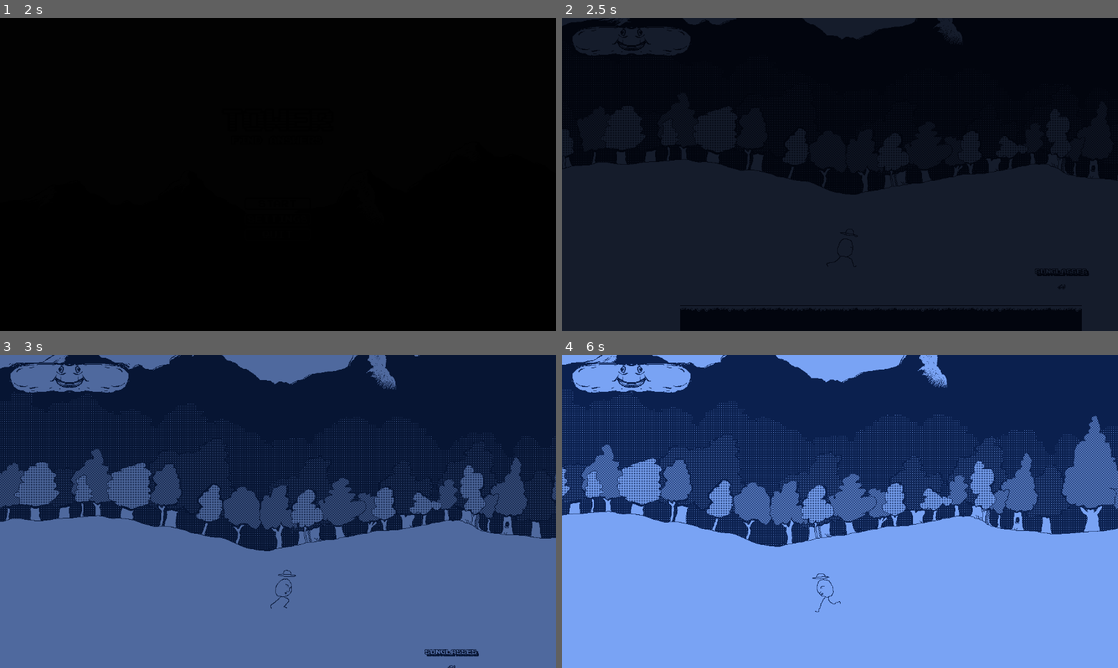
Above: before the commit, frames 1-4 (two rows, left to right).
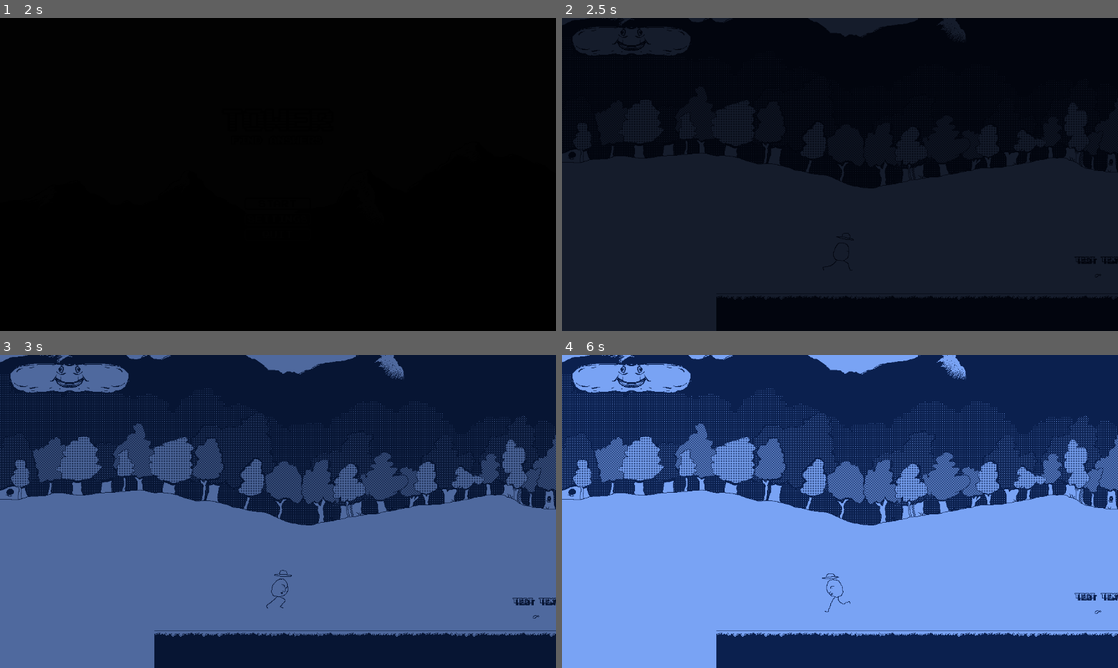
Above: after the commit, the same moments.

Repository: astaari/tower_game
Game: Godot game, scene res://scenes/main/main.tscn
Two runs of this game, one before a commit and one after it. Both use one fixed random seed, a clock stepped at 60 frames per second and the inputs below.
Inputs (mouse positions are in pixels of both pictures, inside the frame that each line leads up to):
- Up to frame 1 (2 s): click "Start" at 0.5 s; click "Start" at 1.25 s
- Up to frame 2 (2.5 s): move the mouse to (962, 158) at 2.02 s; hold D (run_right) from 2.03 s (still down); tap E (interact) at 2.1 s; tap Space (jump) at 2.27, 2.3 s
- Up to frame 3 (3 s): keep holding D (run_right); tap Space (jump) at 2.57, 2.85 s; move the mouse to (166, 527) at 2.77 s
- Up to frame 4 (6 s): tap Space (jump) at 3.02, 3.32, 3.8, 4.52, 4.82, 5.1, 5.27, 5.57 s; tap E (interact) at 3.05, 3.6, 4.35, 5.85 s; move the mouse to (895, 442) at 3.52 s; release D (run_right) at 3.53 s; hold A (run_left) 3.53-4.28 s; move the mouse to (812, 574) at 4.27 s; hold D (run_right) 4.28-5.78 s; move the mouse to (1006, 558) at 5.02 s; move the mouse to (673, 464) at 5.77 s; hold A (run_left) from 5.78 s (still down)

Frame 1 is identical in both runs. In frame 2, 7.2% of the frame differs, in the area x 0-100%, y 0-100%; in frame 3, 30%; in frame 4, 31%.
Error after the commit: Parse Error: Too few arguments for "new()" call. Expected at least 2 but received 0. (res://scenes/items/random_item.gd:30)

Commit message:
Work on items

Diff:
--- /dev/null
+++ b/data/item.gd
@@ -0,0 +1,33 @@
+class_name Item extends Resource
+
+var name : String
+var description : String
+var modifiers : Array[Modifier]
+var sprite_index : int = 0
+
+
+#static func create(name : String, description : String, effects : Array[Modifier],sprite_index : int) -> Item:
+	#return Item.new(name,description,effects,sprite_index)
+
+func _init(name : String, description : String, effects : Array[Modifier],sprite_index : int) -> void:
+	self.name = name
+	self.description=description
+	self.effects = effects
+	self.sprite_index = sprite_index
+
+
+
+
+func get_effect_modifiers() -> Array[Effect]:
+	var result  : Array[Effect] = []
+	for mod in modifiers:
+		if is_instance_of(mod,Effect):
+			result.append(mod as Effect)
+	return result
+
+func get_normal_modifiers() -> Array[Modifier]:
+	var result : Array[Modifier] = []
+	for mod in modifiers:
+		if not is_instance_of(mod,Effect):
+			result.append(mod)
+	return result
--- a/data/items.json
+++ b/data/items.json
@@ -2,39 +2,233 @@
 	"items":
 		[
 			{"name": "Potato Chip", "description": "Salty, crispy, goodness.",
-				"effect":{
-					"name":"heal",
-					"value":25,
-					"duration":0,
-				}
-			},
-			{"name": "Bobby", "description": "Won't someone be his friend?"},
-			{"name": "Bread Person", "description": "What is up with this mysterious, sentient bread?"},
-			{"name": "Skullington", "description": "This skull is looking for his dad!"},
-			{"name": "Tooth or Horn or Something", "description": "You're not quite sure what it is, but it's sharp!"},
-			{"name": "Coin", "description": "A coin saved is a coin earned!"},
+				"effects":[
+					{
+						"name": "",
+						"value": 0,
+						"duration": 0,
+					},
+				]
+			},
+			{"name": "Bobby", "description": "Won't someone be his friend?",
+				"effects":[
+					{
+						"name": "",
+						"value": 0,
+						"duration": 0,
+					},
+				]
+			},
+			{"name": "Bread Person", "description": "What is up with this mysterious, sentient bread?",
+				"effects":[
+					{
+						"name": "",
+						"value": 0,
+						"duration": 0,
+					},
+				]
+			},
+			{"name": "Skullington", "description": "This skull is looking for his dad!",
+				"effects":[
+					{
+						"name": "",
+						"value": 0,
+						"duration": 0,
+					},
+				]
+			},
+			{"name": "Tooth or Horn or Something", "description": "You're not quite sure what it is, but it's sharp!",
+				"effects":[
+					{
+						"name": "",
+						"value": 0,
+						"duration": 0,
+					},
+				]
+			},
+			{"name": "Coin", "description": "A coin saved is a coin earned!",
+				"effects":[
+					{
+						"name": "",
+						"value": 0,
+						"duration": 0,
+					},
+				]
+			},
 			{"name": "Heart", "description": "Get this back inside your body!"},
-			{"name": "Sad Picture", "description": "Don't look at it too long, or you might start crying."},
+			{"name": "Sad Picture", "description": "Don't look at it too long, or you might start crying.",
+				"effects":[
+					{
+						"name": "",
+						"value": 0,
+						"duration": 0,
+					},
+				]
+			},
 			{"name": "Drop of Blood", "description": "What happens when you drink it?"},
-			{"name": "Funshroom", "description": "Eating this mushroom will make you see the world differently!"},
-			{"name": "Spotshroom", "description": "They say a mean, old dog is looking for these!"},
-			{"name": "Key", "description": "This opens a locked something-or-other!"},
-			{"name": "Giant Coffee Bean", "description": "Did you know that coffee beans are fruits?"},
-			{"name": "Old Tin Can", "description": "Kick that thing!"},
-			{"name": "Grandma's Ring", "description": "She's been looking all over for that!"},
-			{"name": "Glass of Milk", "description": "Whether it's half empty or half full, this glass has milk in it."},
-			{"name": "Feather", "description": "At least, it's supposed to be a feather."},
-			{"name": "Leaf", "description": "Where did it come from?"},
-			{"name": "Jumpshroom", "description": "Jump on these bad boys for a good time!"},
-			{"name": "Approximately", "description": "Neither here nor there, as the kids are saying these days."},
+			{"name": "Funshroom", "description": "Eating this mushroom will make you see the world differently!",
+				"effects":[
+					{
+						"name": "",
+						"value": 0,
+						"duration": 0,
+					},
+				]
+			},
+			{"name": "Spotshroom", "description": "They say a mean, old dog is looking for these!",
+				"effects":[
+					{
+						"name": "",
+						"value": 0,
+						"duration": 0,
+					},
+				]
+			},
+			{"name": "Key", "description": "This opens a locked something-or-other!",
+				"effects":[
+					{
+						"name": "",
+						"value": 0,
+						"duration": 0,
+					},
+				]
+			},
+			{"name": "Giant Coffee Bean", "description": "Did you know that coffee beans are fruits?",
+				"effects":[
+					{
+						"name": "",
+						"value": 0,
+						"duration": 0,
+					},
+				]
+			},
+			{"name": "Old Tin Can", "description": "Kick that thing!",
+				"effects":[
+					{
+						"name": "",
+						"value": 0,
+						"duration": 0,
+					},
+				]
+			},
+			{"name": "Grandma's Ring", "description": "She's been looking all over for that!",
+				"effects":[
+					{
+						"name": "",
+						"value": 0,
+						"duration": 0,
+					},
+				]
+			},
+			{"name": "Glass of Milk", "description": "Whether it's half empty or half full, this glass has milk in it.",
+				"effects":[
+					{
+						"name": "",
+						"value": 0,
+						"duration": 0,
+					},
+				]
+			},
+			{"name": "Feather", "description": "At least, it's supposed to be a feather.",
+				"effects":[
+					{
+						"name": "",
+						"value": 0,
+						"duration": 0,
+					},
+				]
+			},
+			{"name": "Leaf", "description": "Where did it come from?",
+				"effects":[
+					{
+						"name": "",
+						"value": 0,
+						"duration": 0,
+					},
+				]
+			},
+			{"name": "Jumpshroom", "description": "Jump on these bad boys for a good time!",
+				"effects":[
+					{
+						"name": "",
+						"value": 0,
+						"duration": 0,
+					},
+				]
+			},
+			{"name": "Approximately", "description": "Neither here nor there, as the kids are saying these days.",
+				"effects":[
+					{
+						"name": "",
+						"value": 0,
+						"duration": 0,
+					},
+				]
+			},
 			{"name": "Divide", "description": "...and conquer!"},
-			{"name": "Scary Right Hand", "description": "If this game weren't limited to two colors, you bet this hand would be red!"},
-			{"name": "Just a Flower", "description": "That's all there is to this."},
-			{"name": "Love Letter", "description": "Tell them how you really feel!"},
-			{"name": "One of Those Jelly Filled Cookies", "description": ""},
-			{"name": "Yin", "description": "Dark shit."},
-			{"name": "Yang", "description": "Light shit."},
-			{"name": "Maybe a Pecan", "description": "If you're allergic to nuts, then don't bother."},
+			{"name": "Scary Right Hand", "description": "If this game weren't limited to two colors, you bet this hand would be red!",
+				"effects":[
+					{
+						"name": "",
+						"value": 0,
+						"duration": 0,
+					},
+				]
+			},
+			{"name": "Just a Flower", "description": "That's all there is to this.",
+				"effects":[
+					{
+						"name": "",
+						"value": 0,
+						"duration": 0,
+					},
+				]
+			},
+			{"name": "Love Letter", "description": "Tell them how you really feel!",
+				"effects":[
+					{
+						"name": "",
+						"value": 0,
+						"duration": 0,
+					},
+				]
+			},
+			{"name": "One of Those Jelly Filled Cookies", "description": "",
+				"effects":[
+					{
+						"name": "",
+						"value": 0,
+						"duration": 0,
+					},
+				]
+			},
+			{"name": "Yin", "description": "Dark shit.",
+				"effects":[
+					{
+						"name": "",
+						"value": 0,
+						"duration": 0,
+					},
+				]
+			},
+			{"name": "Yang", "description": "Light shit.",
+				"effects":[
+					{
+						"name": "",
+						"value": 0,
+						"duration": 0,
+					},
+				]
+			},
+			{"name": "Maybe a Pecan", "description": "If you're allergic to nuts, then don't bother.",
+				"effects":[
+					{
+						"name": "",
+						"value": 0,
+						"duration": 0,
+					},
+				]
+			},
 			{"name": "AA Battery", "description": "Only one."},
 			{"name": "Metal Sphere", "description": "Don't let Jerry choke on this."},
 			{"name": "Jerry", "description": "Just leave him alone, okay?"},
--- /dev/null
+++ b/data/modifiers/effect.gd
@@ -0,0 +1,9 @@
+class_name Effect extends Modifier
+
+
+@export_range(0.1,600) var duration : float = 1.0
+
+
+func _init(property_name : String,value : float,duration : float):
+	super._init(property_name,value)
+	self.duration=duration
--- /dev/null
+++ b/data/modifiers/effects.gd
@@ -0,0 +1,44 @@
+class_name Effects extends Node
+signal effect_expired(effect)
+
+var _active : Dictionary = {}
+var _timers : Dictionary = {}
+
+
+func remove_effect(effect_name : String):
+	effect_expired.emit(_active.get(effect_name))
+	_active.erase(effect_name)
+
+
+func get_effect(effect_name : String) -> Modifier:
+	return _active.get(effect_name)
+
+
+func _refresh_duration(effect_name : String):
+	(_timers[effect_name] as SceneTreeTimer).time_left = _active[effect_name].duration
+
+
+func extend_effect(effect_name : String, duration : float):
+	var timer : SceneTreeTimer = _timers.get(effect_name)
+	if timer:
+		timer.time_left+=duration
+
+
+func shorten_effect(effect_name : String, decrease : float):
+	var timer : SceneTreeTimer = _timers.get(effect_name)
+	if timer:
+		timer.time_left -= decrease
+
+func apply_effect(effect : Effect) -> bool:
+	if effect.name not in _active:
+		_active[effect.name] = effect
+		if effect.duration > 0:
+			var timer = get_tree().create_timer(effect.duration)
+			timer.timeout.connect(
+			func():
+				remove_effect(effect.name)
+				_timers.erase(effect.name)
+				)
+		return true
+	return false
+		#_active.apply()
--- /dev/null
+++ b/data/modifiers/modifier.gd
@@ -0,0 +1,9 @@
+class_name Modifier extends Resource
+
+@export_group("modifier")
+@export var property_name : String
+@export var value : float
+
+func _init(property_name : String,value : float):
+	self.property_name=property_name
+	self.value=value
--- a/data/modifiers/modifier.tres
+++ b/data/modifiers/modifier.tres
@@ -1,6 +1,6 @@
 [gd_resource type="Resource" script_class="ModifierData" load_steps=2 format=3 uid="uid://cepxpdinx7uc5"]
 
-[ext_resource type="Script" path="res://data/modifiers/modifier_data.gd" id="1_63nbg"]
+[ext_resource type="Script" path="res://data/modifiers/modifier.gd" id="1_63nbg"]
 
 [resource]
 script = ExtResource("1_63nbg")
--- a/data/modifiers/modifier_data.gd
+++ /dev/null
@@ -1,6 +0,0 @@
-class_name ModifierData extends Resource
-
-@export_group("modifier")
-@export var name : String
-@export var value : float
-@export var duration : float = INF
--- a/data/modifiers/modifiers.gd
+++ b/data/modifiers/modifiers.gd
@@ -1,44 +1,22 @@
-class_name Modifiers extends Node
-signal effect_expired(effect)
+extends Node
 
-var _active : Dictionary = {}
-var _timers : Dictionary = {}
+var _add_modifiers : Dictionary = {}
+var _mult_modifiers : Dictionary = {}
 
 
-func remove_modifier(modifier_name : String):
-	effect_expired.emit(_active.get(modifier_name))
-	_active.erase(modifier_name)
+func get_add_modifier(name : String) -> Modifier:
+	return _add_modifiers.get(name)
+func get_mult_modifier(name : String) -> Modifier:
+	return _mult_modifiers.get(name)
 
+func increase_add_modifier(modifier : Modifier) ->void:
+	if modifier.name in _add_modifiers:
+		(_add_modifiers[modifier.name] as Modifier).value+=modifier.value
+	else:
+		_add_modifiers[modifier.name] = modifier
 
-func get_modifier(modifier_name : String) -> ModifierData:
-	return _active.get(modifier_name)
-
-
-func _refresh_duration(modifier_name : String):
-	(_timers[modifier_name] as SceneTreeTimer).time_left = _active[modifier_name].duration
-
-
-func extend_modifier(modifier_name : String, duration : float):
-	var timer : SceneTreeTimer = _timers.get(modifier_name)
-	if timer:
-		timer.time_left+=duration
-
-
-func shorten_modifier(modifier_name : String, decrease : float):
-	var timer : SceneTreeTimer = _timers.get(modifier_name)
-	if timer:
-		timer.time_left -= decrease
-
-func apply_modifier(modifier : ModifierData) -> bool:
-	if modifier.name not in _active:
-		_active[modifier.name] = modifier
-		if modifier.duration > 0:
-			var timer = get_tree().create_timer(modifier.duration)
-			timer.timeout.connect(
-			func():
-				remove_modifier(modifier.name)
-				_timers.erase(modifier.name)
-				)
-		return true
-	return false
-		#_active.apply()
+func increase_mult_modifier(modifier : Modifier) -> void:
+	if modifier.name in _mult_modifiers:
+		(_mult_modifiers[modifier.name] as Modifier).value+=modifier.value
+	else:
+		_mult_modifiers[modifier.name] = modifier
--- a/json_test.gd
+++ /dev/null
@@ -1,13 +0,0 @@
-extends Node2D
-
-
-# Called when the node enters the scene tree for the first time.
-func _ready() -> void:
-	var json : JSON = JSON.new()
-	var jsonparse = json.parse_string(FileAccess.open("res://test.json",FileAccess.READ).get_as_text())
-	print(jsonparse)
-
-
-# Called every frame. 'delta' is the elapsed time since the previous frame.
-func _process(delta: float) -> void:
-	pass
--- a/node_2d.tscn
+++ /dev/null
@@ -1,6 +0,0 @@
-[gd_scene load_steps=2 format=3 uid="uid://cjad6diqtu0d5"]
-
-[ext_resource type="Script" path="res://json_test.gd" id="1_v6krq"]
-
-[node name="Node2D" type="Node2D"]
-script = ExtResource("1_v6krq")
--- a/scenes/components/health_component.gd
+++ b/scenes/components/health_component.gd
@@ -28,8 +28,8 @@
 	if sprite:
 		tween.tween_property(sprite,"self_modulate",Color.BLACK,immune_time/4).set_custom_interpolator(_interp_damage_tween)
 		tween.tween_property(sprite,"self_modulate",Color.WHITE,immune_time/4).set_custom_interpolator(_interp_damage_tween)
-		tween.tween_property(sprite,"self_modulate",Color.BLACK,immune_time/4).set_custom_interpolator(_interp_damage_tween)
-		tween.tween_property(sprite,"self_modulate",Color.WHITE,immune_time/4).set_custom_interpolator(_interp_damage_tween)
+		#tween.tween_property(sprite,"self_modulate",Color.BLACK,immune_time/4).set_custom_interpolator(_interp_damage_tween)
+		#tween.tween_property(sprite,"self_modulate",Color.WHITE,immune_time/4).set_custom_interpolator(_interp_damage_tween)
 
 	Callable(check_death).call_deferred()
 
--- a/scenes/items/random_item.gd
+++ b/scenes/items/random_item.gd
@@ -8,7 +8,7 @@
 @export var random_items: RandomItems
 
 #TODO remove, testing purposes
-var modifier : ModifierData
+var modifier : Modifier
 var item_id : int = -1
 
 
@@ -27,7 +27,7 @@
 	sprite.frame = random_index
 
 	#if item["name"] == "feather":
-	modifier = ModifierData.new()
+	modifier = Modifier.new()
 	modifier.name = "speed"
 	modifier.duration = 2.0
 	modifier.value = 2.5
--- a/scenes/items/random_items.gd
+++ b/scenes/items/random_items.gd
@@ -1,12 +1,32 @@
 extends Resource
 class_name RandomItems
 
+
+
+var normal_items : Array[Item] =[
+	Item.new("Potato Chip", "Salty, crisp, goodness", [Effect.new("health",10,0)],0),
+	Item.new("Skullington","This skull is looking for his dad!", [Modifier.new("jump",-10),Modifier.new("speed",10)],3),
+	Item.new("Tooth or Horn or Something","You're not quite sure what it is, but it's sharp!",[Modifier.new("damage",1)],4),
+]
+
+var rare_items : Array[Item] = [
+	Item.new("Bobby","Won't someone be his friend?", [Modifier.new("speed",50),Modifier.new("damage",1.25)],1),
+	Item.new("Bread Person", "What is up with this mysterious, sentient bread?",[Modifier.new("max_health",25)],2),
+]
+
+var epic_items : Array[Item] = [
+
+]
+
+
 const items: Array[Dictionary] = [
-	{"name": "Potato Chip", "description": "Salty, crispy, goodness."},
-	{"name": "Bobby", "description": "Won't someone be his friend?"},
-	{"name": "Bread Person", "description": "What is up with this mysterious, sentient bread?"},
-	{"name": "Skullington", "description": "This skull is looking for his dad!"},
-	{"name": "Tooth or Horn or Something", "description": "You're not quite sure what it is, but it's sharp!"},
+	#{"name": "Potato Chip", "description": "Salty, crispy, goodness."},
+
+	#{"name": "Bobby", "description": "Won't someone be his friend?"},
+
+	#{"name": "Bread Person", "description": "What is up with this mysterious, sentient bread?"},
+	#{"name": "Skullington", "description": "This skull is looking for his dad!"},
+	#{"name": "Tooth or Horn or Something", "description": "You're not quite sure what it is, but it's sharp!"},
 	{"name": "Coin", "description": "A coin saved is a coin earned!"},
 	{"name": "Heart", "description": "Get this back inside your body!"},
 	{"name": "Sad Picture", "description": "Don't look at it too long, or you might start crying."},
--- a/scenes/player/player.gd
+++ b/scenes/player/player.gd
@@ -14,7 +14,7 @@
 @onready var hurt_box_component: HurtBoxComponent = $HurtBoxComponent
 @onready var hurt_box_collision_shape: CollisionShape2D = $HurtBoxComponent/CollisionShape2D
 @onready var health_component : HealthComponent = $HealthComponent
-@onready var modifiers : Modifiers = $Modifiers
+@onready var modifiers : Effects = $Modifiers
 
 var can_jump: bool = true
 var gravity = ProjectSettings.get_setting("physics/2d/default_gravity")
@@ -60,8 +60,8 @@
 
 	velocity.x = direction.x * MAX_SPEED
 	velocity.x = clampf(velocity.x, -MAX_SPEED, MAX_SPEED)
-	var slow_mod = modifiers.get_modifier("slow") as ModifierData
-	var speed_mod = modifiers.get_modifier("speed") as ModifierData
+	var slow_mod = modifiers.get_modifier("slow") as Modifier
+	var speed_mod = modifiers.get_modifier("speed") as Modifier
 	#print(slow_mod)
 	if slow_mod:
 		velocity.x *= slow_mod.value
@@ -154,7 +154,7 @@
 				)
 		if "slow" in data:
 			#print("apply slow")
-			var mdat : ModifierData = data["slow"] as ModifierData
+			var mdat : Effect = data["slow"] as Effect
 			modifiers.apply_modifier(mdat)
 
 
@@ -175,5 +175,5 @@
 		var data = tilemap.get_cell_tile_data(coords).get_custom_data("effects") # Replace with function body.
 		if "slow" in data:
 			#print("apply slow")
-			var mdat : ModifierData = data["slow"] as ModifierData
+			var mdat : Effect = data["slow"] as Effect
 			modifiers.apply_modifier(mdat)
--- a/scenes/player/player.tscn
+++ b/scenes/player/player.tscn
@@ -3,7 +3,7 @@
 [ext_resource type="Script" path="res://scenes/player/player.gd" id="1_negh2"]
 [ext_resource type="Texture2D" uid="uid://3vrwvy40pe0o" path="res://assets/sprites/mr-hat-all.png" id="2_5neol"]
 [ext_resource type="PackedScene" uid="uid://dce1qyted5om5" path="res://scenes/components/health_component.tscn" id="2_m25mh"]
-[ext_resource type="Script" path="res://data/modifiers/modifiers.gd" id="3_gpny6"]
+[ext_resource type="Script" path="res://data/modifiers/effects.gd" id="3_gpny6"]
 [ext_resource type="PackedScene" uid="uid://jx1xla68i4hy" path="res://scenes/components/hurt_box_component.tscn" id="5_jq43u"]
 
 [sub_resource type="Animation" id="Animation_p7qkm"]
--- a/test.json
+++ /dev/null
@@ -1,13 +0,0 @@
-{
-	"items": [
-		{
-			"name": "test",
-			"description": "a test",
-			"effect": {
-				"name": "speed",
-				"value": 2.0,
-				"duration" : 4.0,
-			},
-		}
-	],
-}
Binary file added: assets/sprites/projectile.aseprite
Binary file added: assets/sprites/projectile.png
Not shown, added: assets/sprites/projectile.png.import
